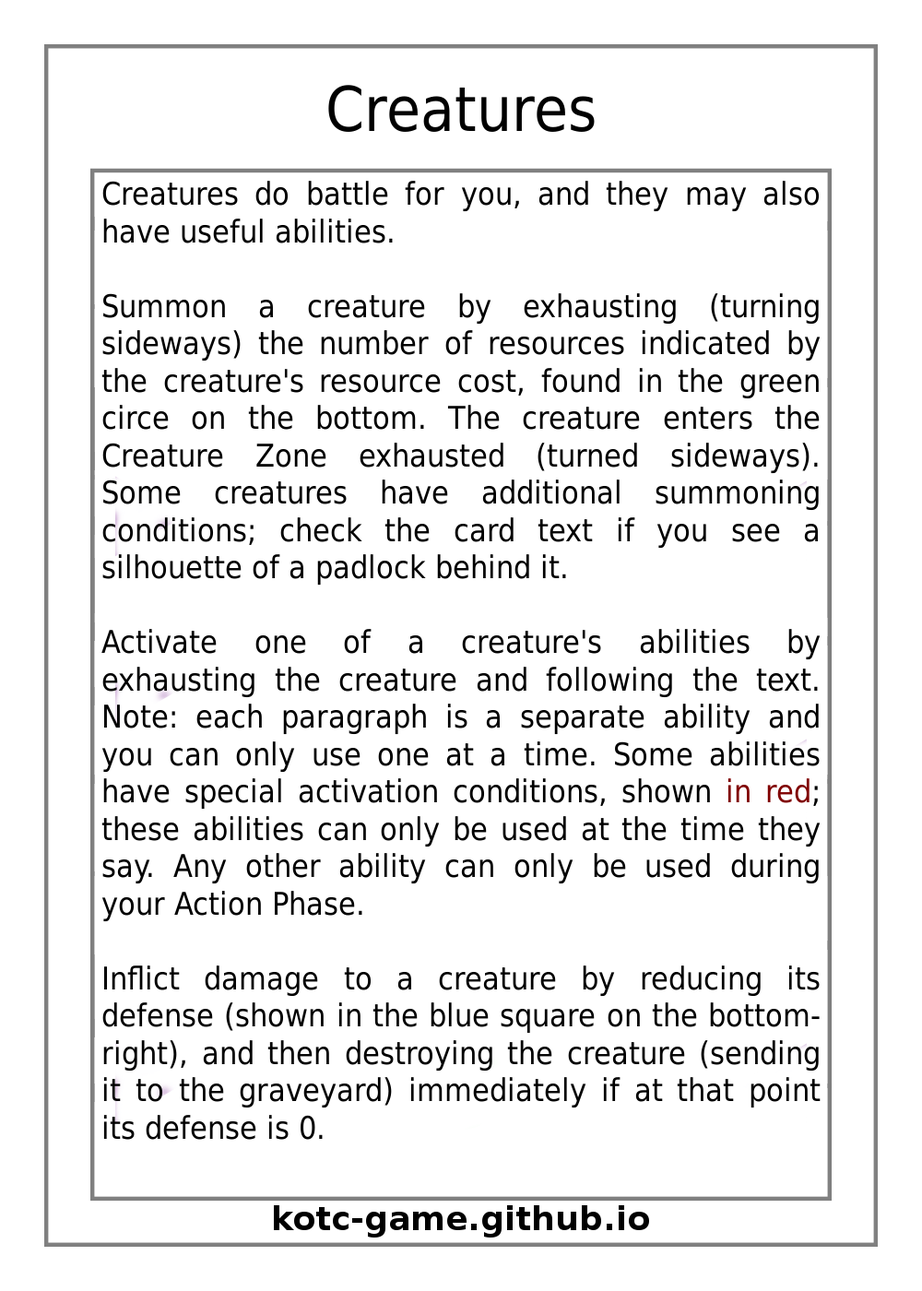
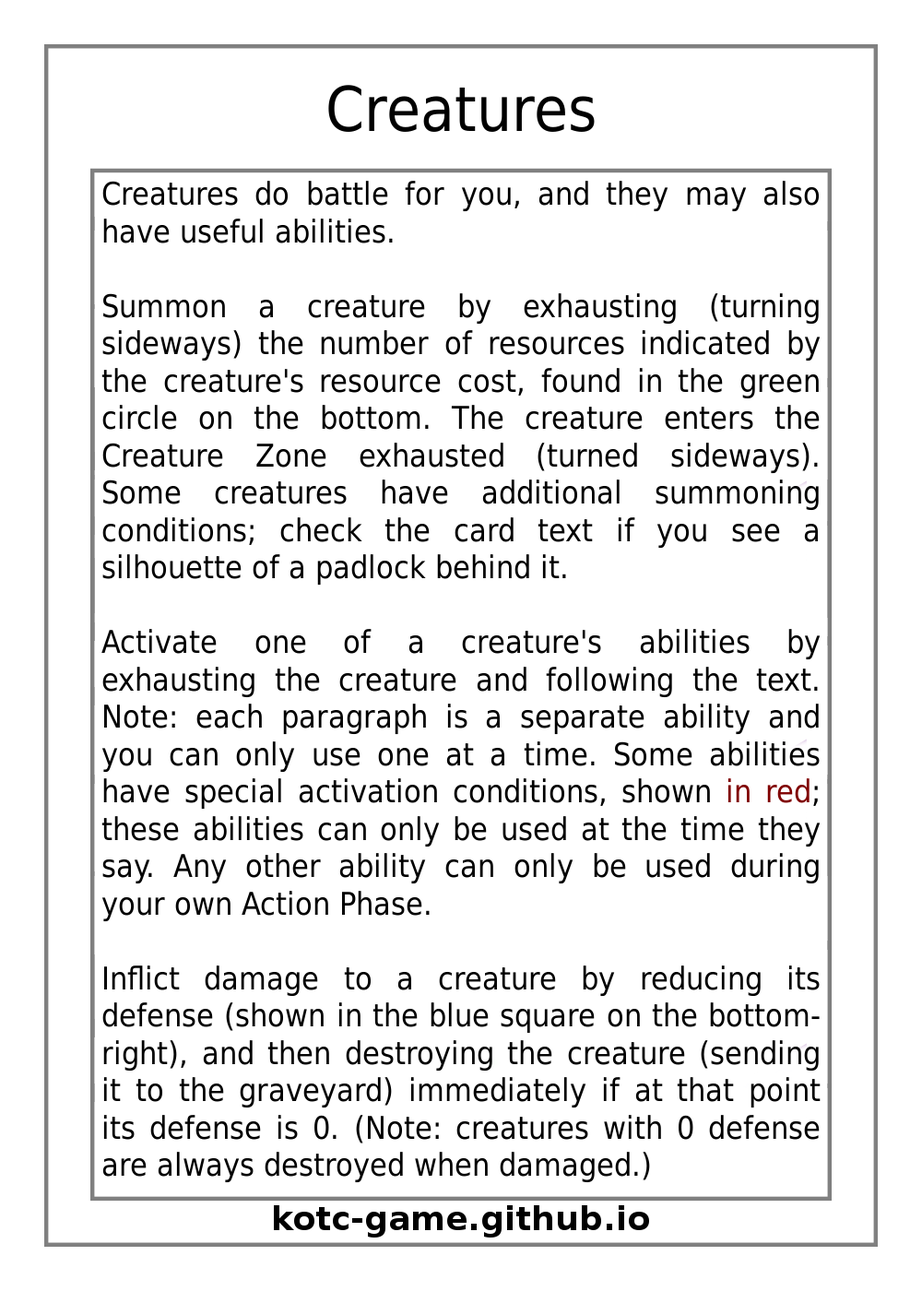
Layer changes from the first 922 × 1291 image to the second:
painted on "Effect Text" over [102, 404, 821, 1184]
painted on "Tip Card Template" over [115, 476, 178, 1125]
